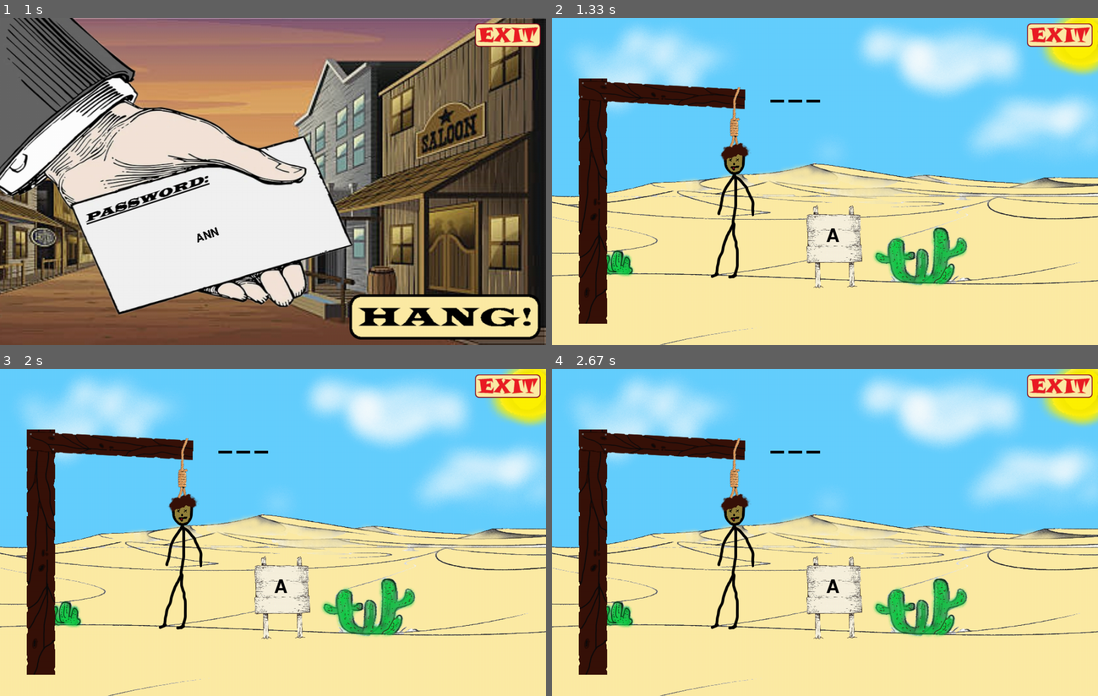
Above: before the commit, frames 1-4 (two rows, left to right).
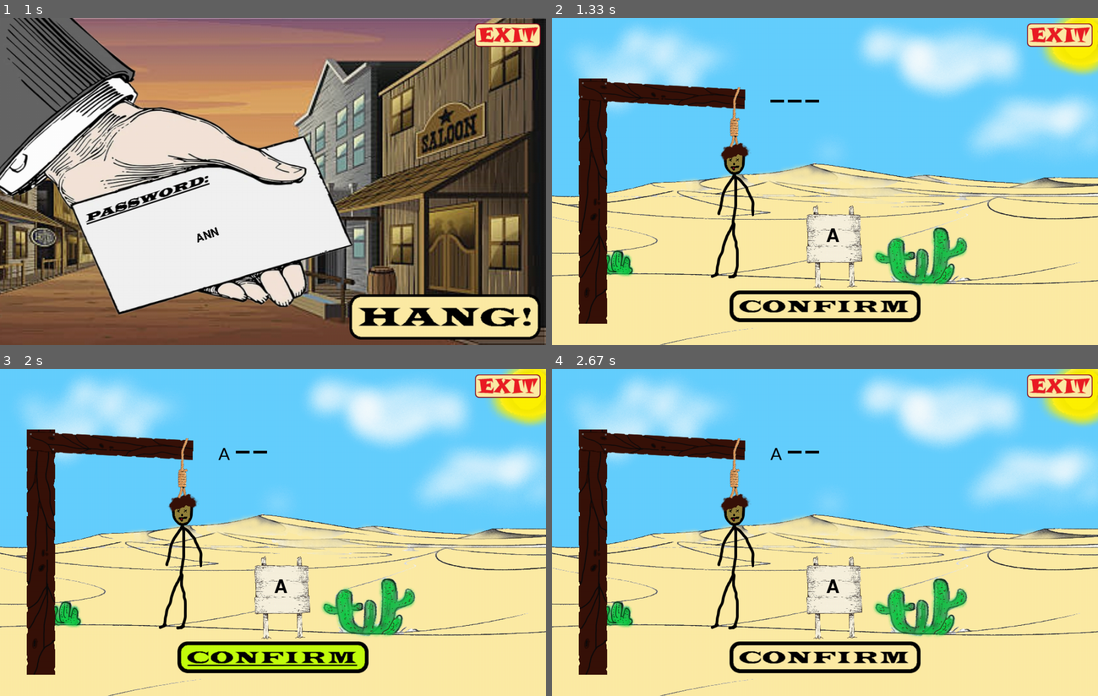
Above: after the commit, the same moments.

Repository: lefcho/Pygame
Game: pygame game, started from Hangman/hangman.py
Same seed, same stepped clock (60 frames per second), same inputs: the game is played once before the commit and once after it.
Inputs (mouse positions are in pixels of both pictures, inside the frame that each line leads up to):
- Up to frame 1 (1 s): click (273, 132) at 0.38 s; type "ann" at 0.67 s
- Up to frame 2 (1.33 s): tap Enter at 1 s; type "a" at 1.22 s
- Up to frame 3 (2 s): tap Enter at 1.35 s; click (273, 656) at 1.82 s
- Up to frame 4 (2.67 s): click (835, 421) at 2.15 s

Frame 1 is identical in both runs. In frame 2, 1.8% of the frame differs, in the area x 32-68%, y 25-94%; in frame 3, 3.5%, in the area x 32-68%, y 24-94%; in frame 4, 1.8%.

Commit message:
showing letters and confirm button

Diff:
--- a/Hangman/hangman.py
+++ b/Hangman/hangman.py
@@ -12,6 +12,7 @@
 FONT_SIZE = 30
 FONT = pygame.font.SysFont('widelatin', FONT_SIZE)
 GUESS_FONT = pygame.font.SysFont("widelatin", FONT_SIZE + 20)
+ANSWER_FONT = pygame.font.SysFont("calibri", FONT_SIZE + 5)
 
 EXIT_BUTTON_W = 120
 EXIT_BUTTON_H = 43
@@ -21,6 +22,8 @@
 HANG_BUTTON_H = 83
 LETTER_HOLDER_W = 25
 LETTER_HOLDER_H = 5
+CONFIRM_BUTTON_W = 350
+CONFIRM_BUTTON_H = 58
 
 BLACK = (0, 0, 0)
 
@@ -35,6 +38,9 @@
 EXIT_IMG_SELECTED = pygame.image.load(os.path.join('Pictures', 'Exit - selected.png'))
 HANG_IMG_UNSELECTED = pygame.image.load(os.path.join('Pictures', 'Hang_button - unselected.png'))
 HANG_IMG_SELECTED = pygame.image.load(os.path.join('Pictures', 'Hang_button - selected.png'))
+CONFIRM_IMG_UNSELECTED = pygame.image.load(os.path.join('Pictures', 'confirm_unselected.png'))
+CONFIRM_IMG_SELECTED = pygame.image.load(os.path.join('Pictures', 'confirm_selected.png'))
+
 
 HANGMAN_STAGE_1 = pygame.image.load(os.path.join('Pictures', 'hangman_stage_1.png'))
 HANGMAN_STAGE_2 = pygame.image.load(os.path.join('Pictures', 'hangman_stage_2.png'))
@@ -54,18 +60,50 @@
 hang_button = (button.Button
                (SCREEN_WIDTH - HANG_BUTTON_W - 10, SCREEN_HEIGHT - HANG_BUTTON_H - 10,
                 HANG_IMG_UNSELECTED, HANG_IMG_SELECTED))
+confirm_button = (button.Button
+                  (SCREEN_WIDTH / 2 - CONFIRM_BUTTON_W / 2, 500,
+                   CONFIRM_IMG_UNSELECTED, CONFIRM_IMG_SELECTED))
 
 
-def track_answers(password):
+def track_answers(password, guess, list_of_holders, initiate):
     x_position = 400
-    list_of_holders = []
+    list_of_matches = []
+    password_list = []
+    for letter in password:
+        password_list.append(letter)
+
     for _ in range(len(password)):
-        let_hold = pygame.Rect(x_position, 150, LETTER_HOLDER_W, LETTER_HOLDER_H)
-        list_of_holders.append(let_hold)
-        x_position += LETTER_HOLDER_W + 8
+        if not initiate:
+            let_hold = pygame.Rect(x_position, 150, LETTER_HOLDER_W, LETTER_HOLDER_H)
+            x_position += LETTER_HOLDER_W + 7
+            list_of_holders.append(let_hold)
+
+    if guess in password_list:
+        for char in password_list:
+            if char == guess:
+                list_of_matches.append(password_list.index(char))
+                current_index = password_list.index(char)
+                password_list[current_index] = " "
+                print(list_of_matches)
+        for index in list_of_matches:
+            lst_letter_and_x = [guess]
+            current_x_pos = list_of_holders[index][0]
+            lst_letter_and_x.append(current_x_pos)
+            list_of_holders[index] = lst_letter_and_x
 
     for let_holder in list_of_holders:
-        pygame.draw.rect(screen, BLACK, let_holder)
+        print(let_holder)
+        print(list_of_holders)
+        if isinstance(let_holder[0], str):
+            pass
+            letter = ANSWER_FONT.render(let_holder[0], True, BLACK)
+            screen.blit(letter, (let_holder[1], 136))
+        else:
+            pygame.draw.rect(screen, BLACK, let_holder)
+
+    initiate = True
+    guess = ''
+    return initiate, guess
 
 
 def draw_entering_password(password, font, pass_color, x, y):
@@ -84,12 +122,15 @@
 
 
 def main():
+    confirmed_guess = ''
     clock = pygame.time.Clock()
     run = True
     entering_password = False
     hanging_time = False
     password = ''
     letter_guess = ''
+    list_of_holders = []
+    initiate = False
     while run:
         clock.tick(FPS)
         if not entering_password:
@@ -114,8 +155,12 @@
         if hanging_time:
             screen.blit(DESERT_BACKGROUND, (0, 0))
             screen.blit(HANGMAN_STAGE_FINAL, (15, 110))
-            track_answers(password)
+            initiate, confirmed_guess = track_answers(password, confirmed_guess, list_of_holders, initiate)
             draw_entering_guess(letter_guess, GUESS_FONT, BLACK, 515, 400)
+
+            if confirm_button.draw(screen):
+                print('sca')
+
             if exit_button.draw(screen):
                 run = False
 
Binary file added: Hangman/Pictures/confirm_selected.png
Binary file added: Hangman/Pictures/confirm_unselected.png
